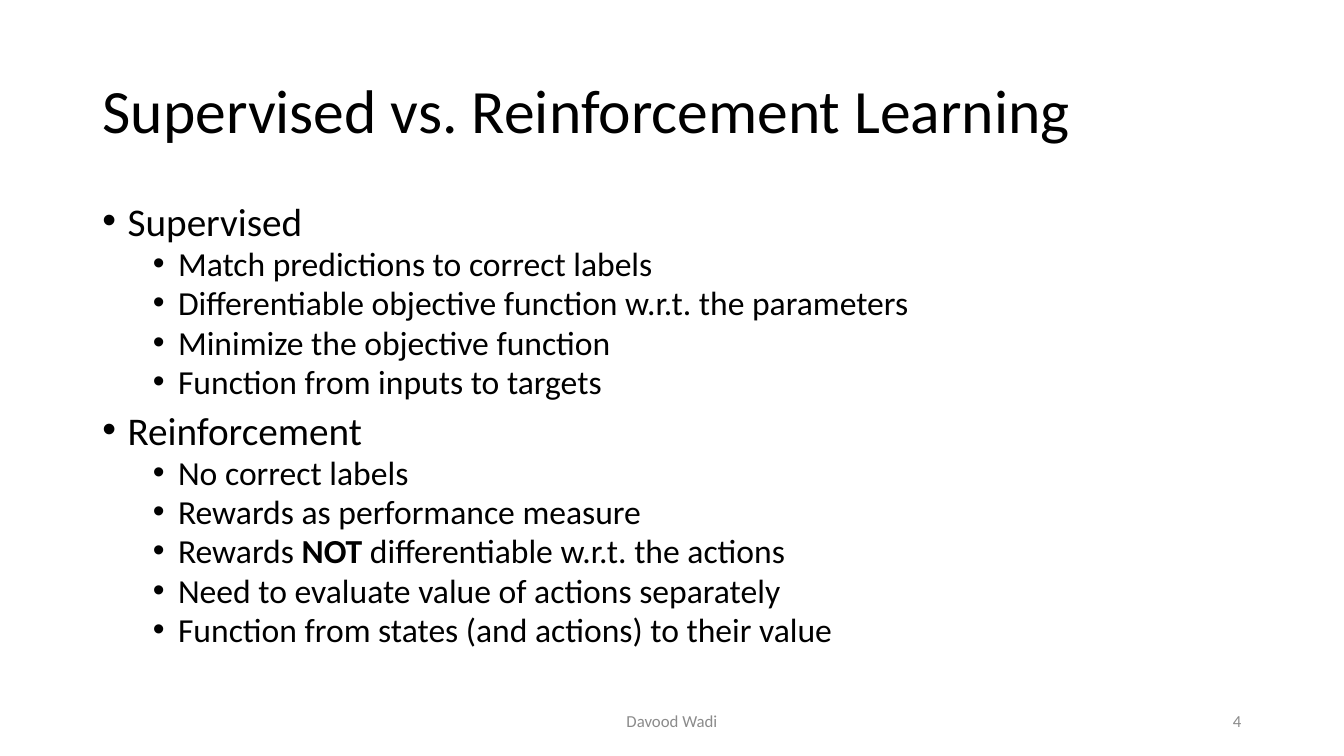
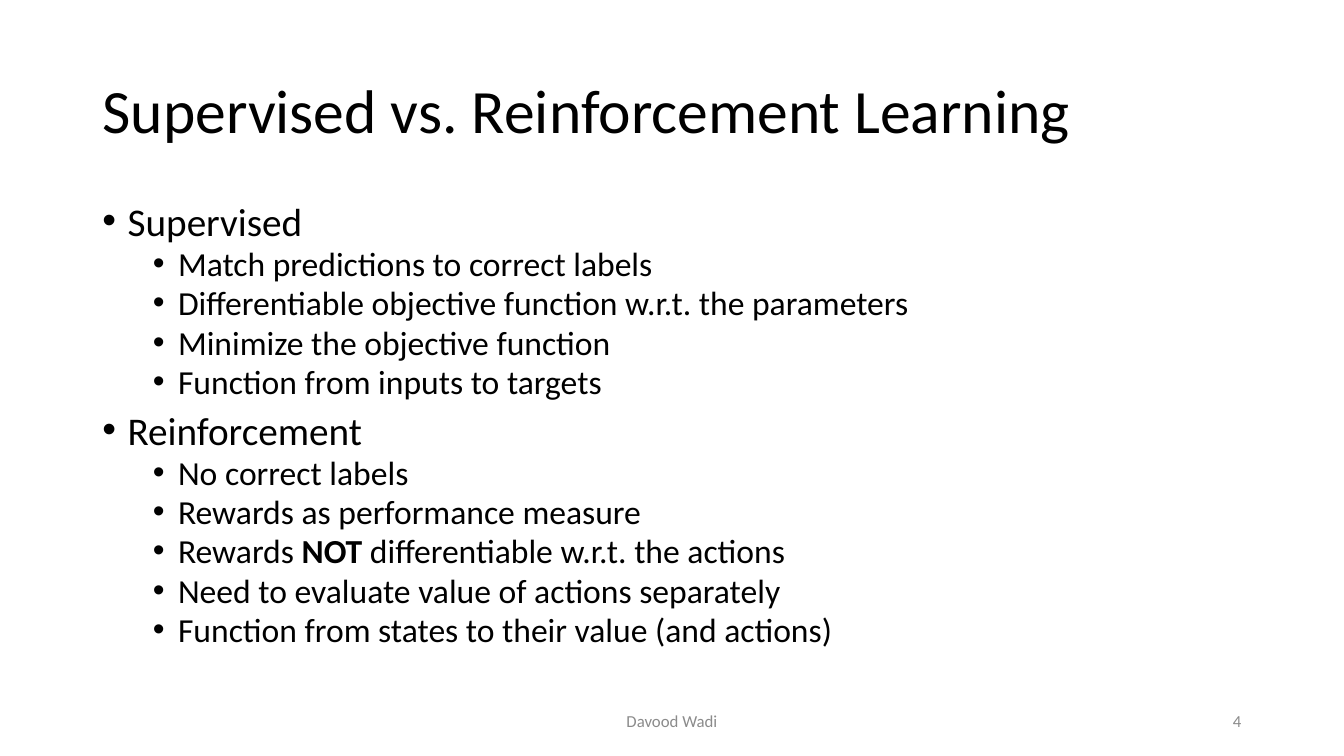
Before and after one commit to davoodwadi/davoodwadi.github.io, a slide deck: slide 4 of RL/RL1_slides.pptx. Drawn at 1344x756 pixels with LibreOffice and Linux fonts; fonts in the diff are those of the drawing; background and template pictures are left out. Boxes give left, top, right and bottom in pixels: in the first picture for what was removed or moved away, otherwise in the second. Text is boxed around its words. In the diff, an @@ line names an element or a change of style, - is before the commit and + after.

Commit message:
update 921

```diff
--- a/RL/RL1_slides.pptx
+++ b/RL/RL1_slides.pptx
@@ text at box(178, 617, 832, 647): text changed @@
-  • Function from states (and actions) to their value
+  • Function from states to their value (and actions)
```
